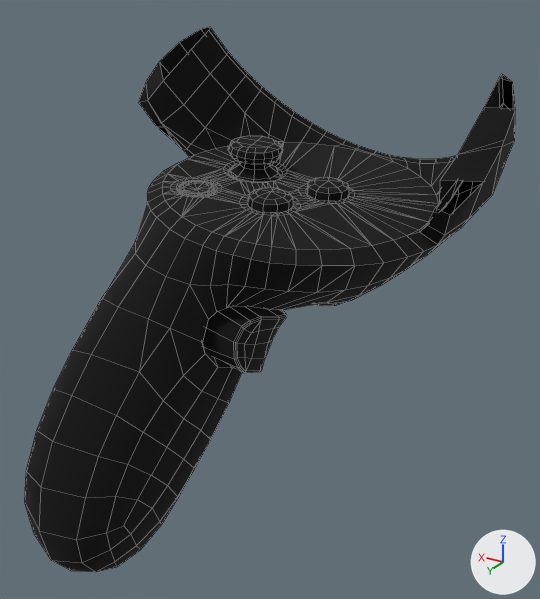
Before and after pictures for a commit that changed the FBX model DoubleTheFortress/Assets/EGS/3DModels/QuestModels/NewController/LeftControl.fbx.
Camera for both pictures: a camera (50 mm lens) standing at (-8.92, 15.29, 4.52) and looking at (-0.97, 2.04, -2.1). The lights are fixed; the arrows at lower right show +X, +Y and +Z. Mesh edges are drawn as thin lines. Where no turn or scale is listed for an object, it has been applied to the vertices.

The first picture shows 'controbj'.
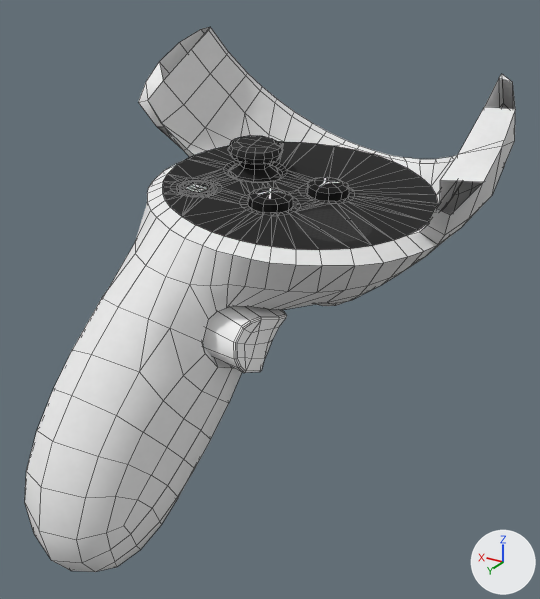
The newer file is also turned or shifted as a whole; pictures and numbers use the older file's frame.

Pixel boxes [x1, y1, x2, y2] of what changed, in the pictures (540 x 599 px):
'controbj', surface changed (black to white)
    both: [25, 27, 515, 572]

The edits, one by one:
Picture 'nextControllerBoth_color1k.png' (img_nextcontrollerboth_color1k_png) is new.
In material 'left_quest2_meshSG' (mat_left_quest2_meshsg), base_color is no longer (0.0, 0.0, 0.0), black #000000.
In material 'left_quest2_meshSG' (mat_left_quest2_meshsg), texture is now set to img_nextcontrollerboth_color1k_png.
